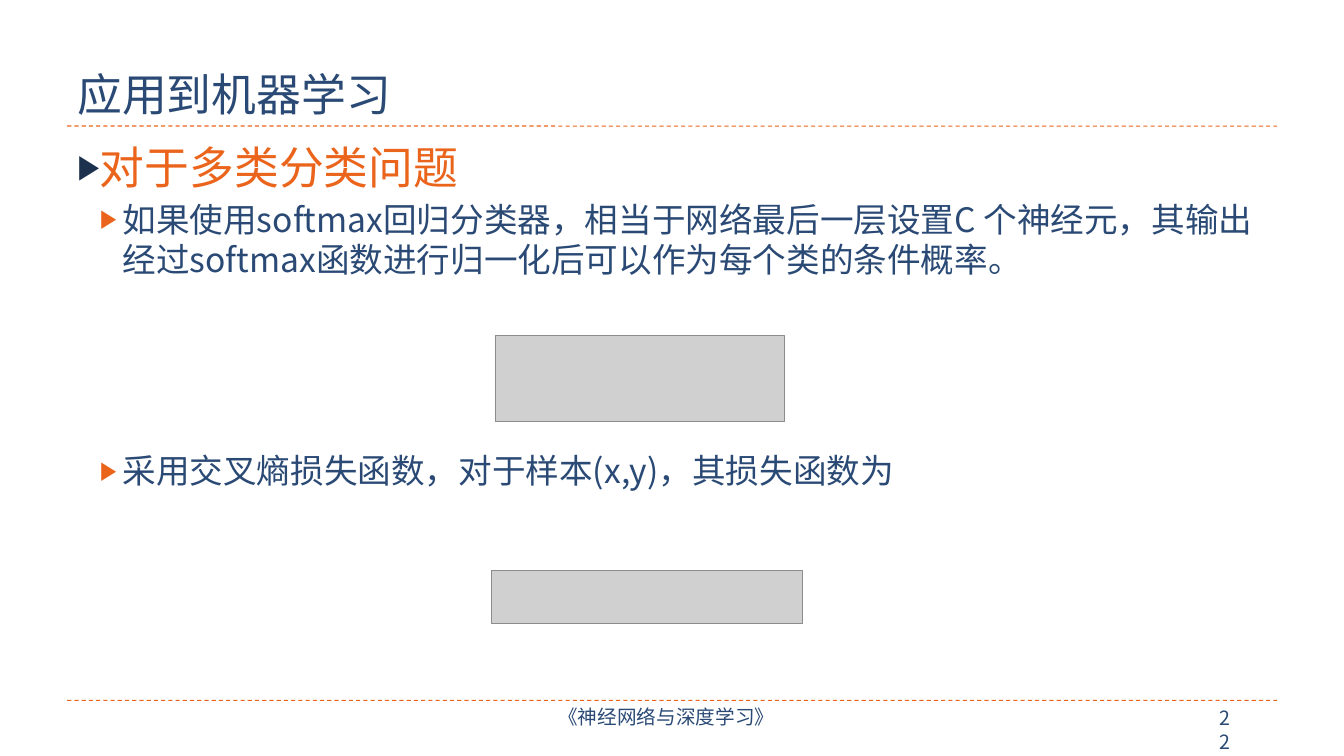
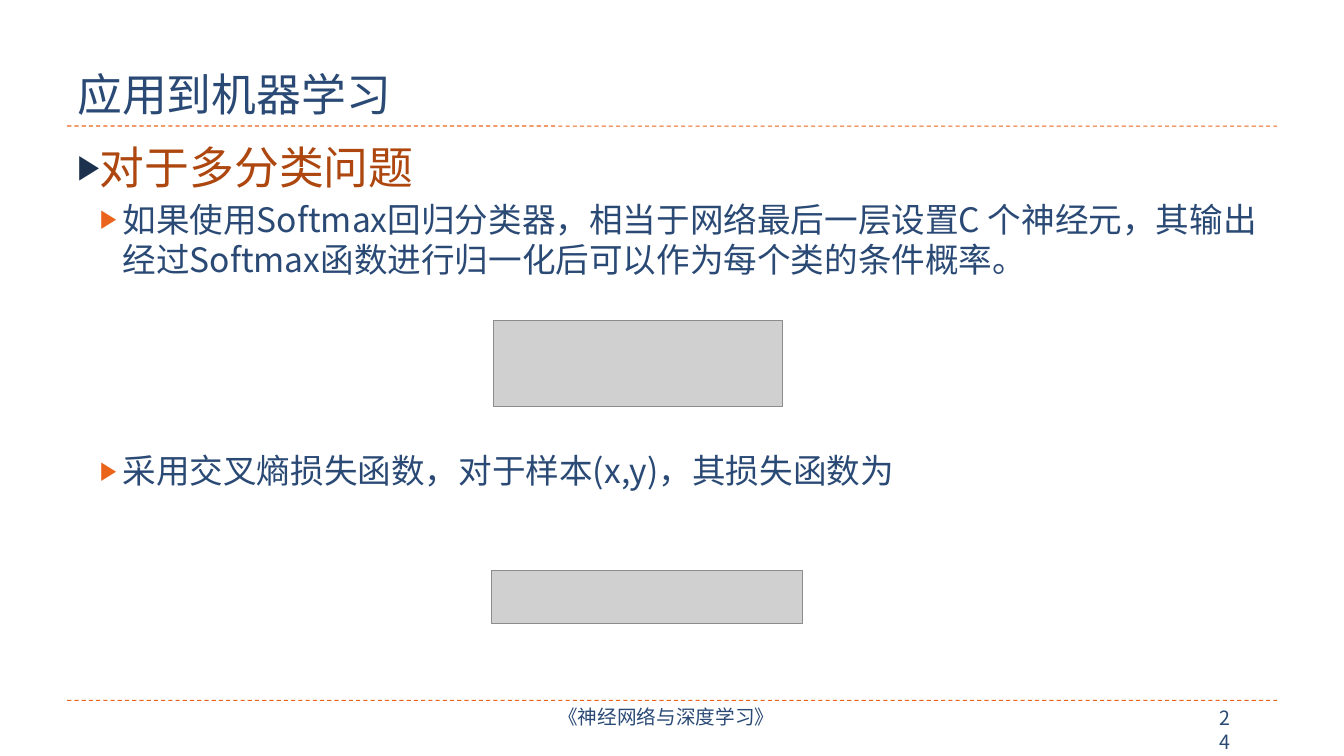
Before and after one commit to nndl/nndl.github.io, a slide deck: slide 24 of ppt/chap-前馈神经网络.pptx (slide 22 before the commit). Drawn at 1344x756 pixels with LibreOffice and Linux fonts; fonts in the diff are those of the drawing; grey boxes stand for pictures. Boxes give left, top, right and bottom in pixels: in the first picture for what was removed or moved away, otherwise in the second. Text is boxed around its words. In the diff, an @@ line names an element or a change of style, - is before the commit and + after.

```diff
--- a/ppt/chap-前馈神经网络.pptx
+++ b/ppt/chap-前馈神经网络.pptx
@@ text at (100, 146, 1257, 275): text changed @@
-▶ 对于多类分类问题
-  ▶ 如果使用softmax回归分类器，相当于网络最后一层设置C 个神经元，其输出经过softmax函数进行归一化后可以作为每个类的条件概率。
+▶ 对于多分类问题
+  ▶ 如果使用Softmax回归分类器，相当于网络最后一层设置C 个神经元，其输出经过Softmax函数进行归一化后可以作为每个类的条件概率。
@@ picture: place and size @@
-picture at (496, 336, 785, 421)
+picture at (494, 321, 783, 406)
@@ page number at (1210, 702, 1251, 736): text changed @@
-22
+24
```
Also in this commit, not shown: 38 other slides changed, 5 slides added, 1 slide removed.
